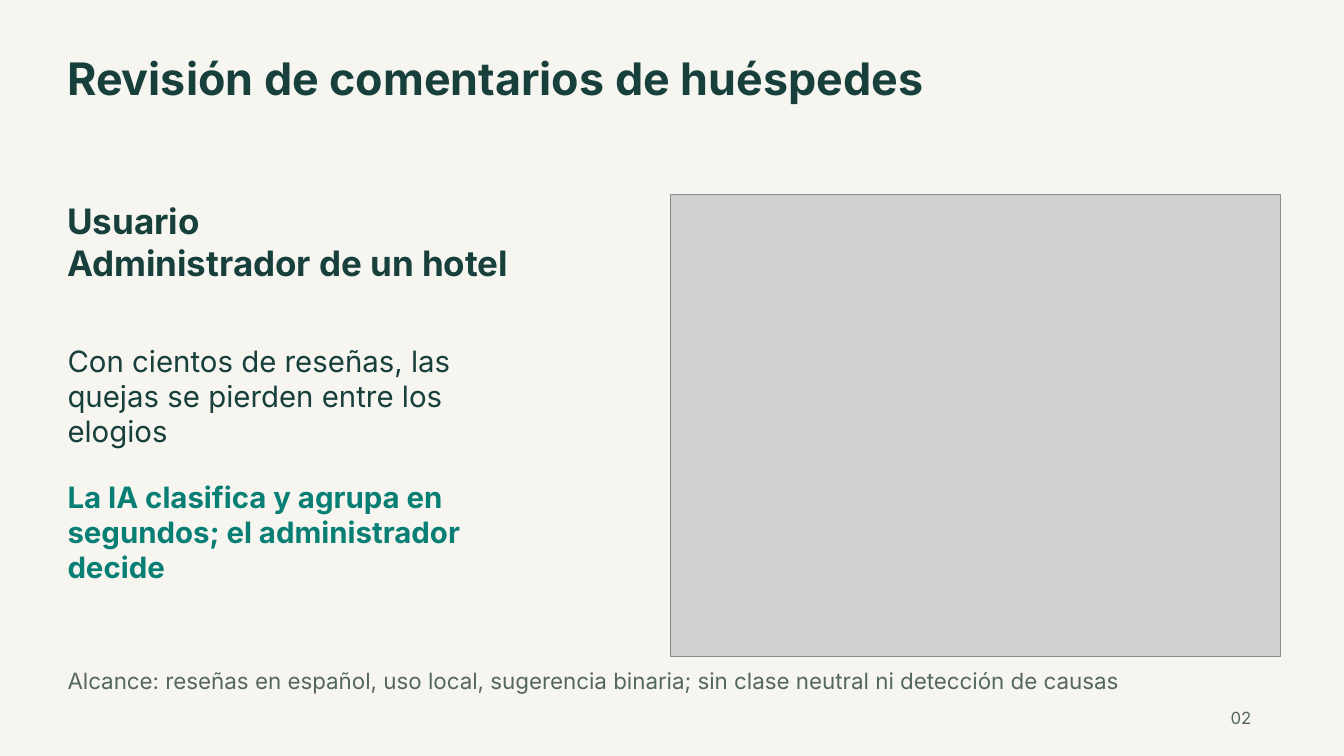
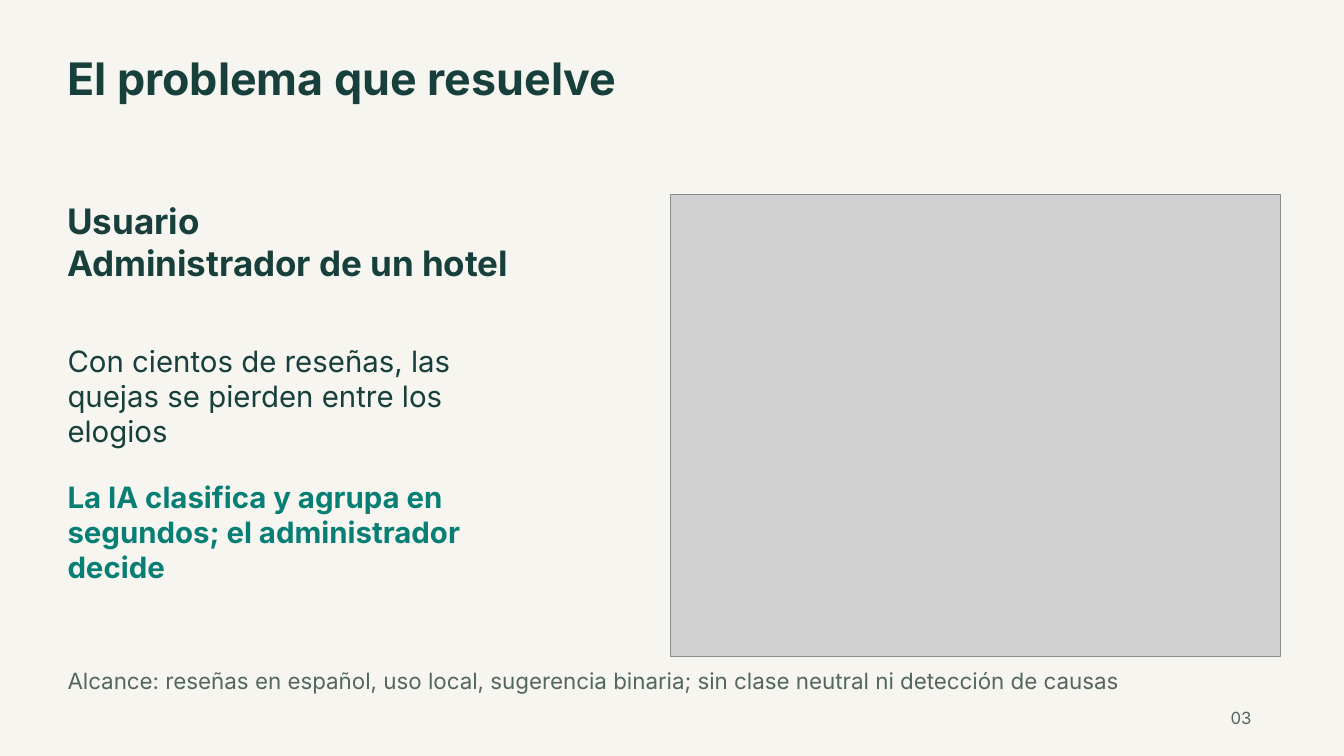
Before and after one commit to bvelastegui/hotel-reviews-ml, a slide deck: slide 3 of entregables/presentacion.pptx (slide 2 before the commit). Drawn at 1344x756 pixels with LibreOffice and Linux fonts; fonts in the diff are those of the drawing; grey boxes stand for pictures. Boxes give left, top, right and bottom in pixels: in the first picture for what was removed or moved away, otherwise in the second. Text is boxed around its words. In the diff, an @@ line names an element or a change of style, - is before the commit and + after.

```diff
--- a/entregables/presentacion.pptx
+++ b/entregables/presentacion.pptx
@@ text at bbox=[67, 62, 617, 104]: text changed @@
-Revisión de comentarios de huéspedes
+El problema que resuelve
@@ text at bbox=[1231, 711, 1252, 724]: text changed @@
-02
+03
```
Also in this commit, not shown: 17 other slides changed, 1 slide added, 1 other file.
